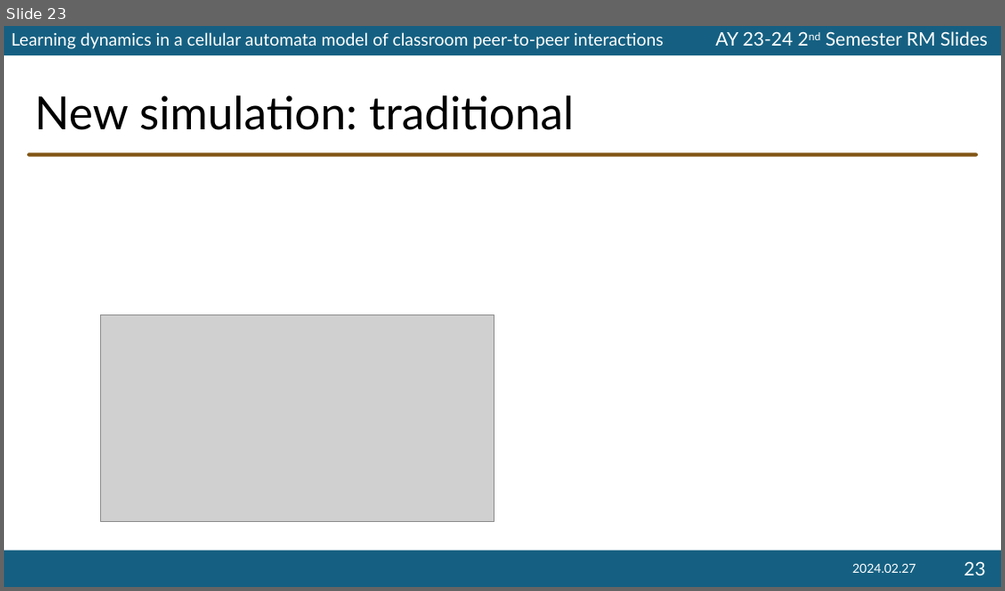
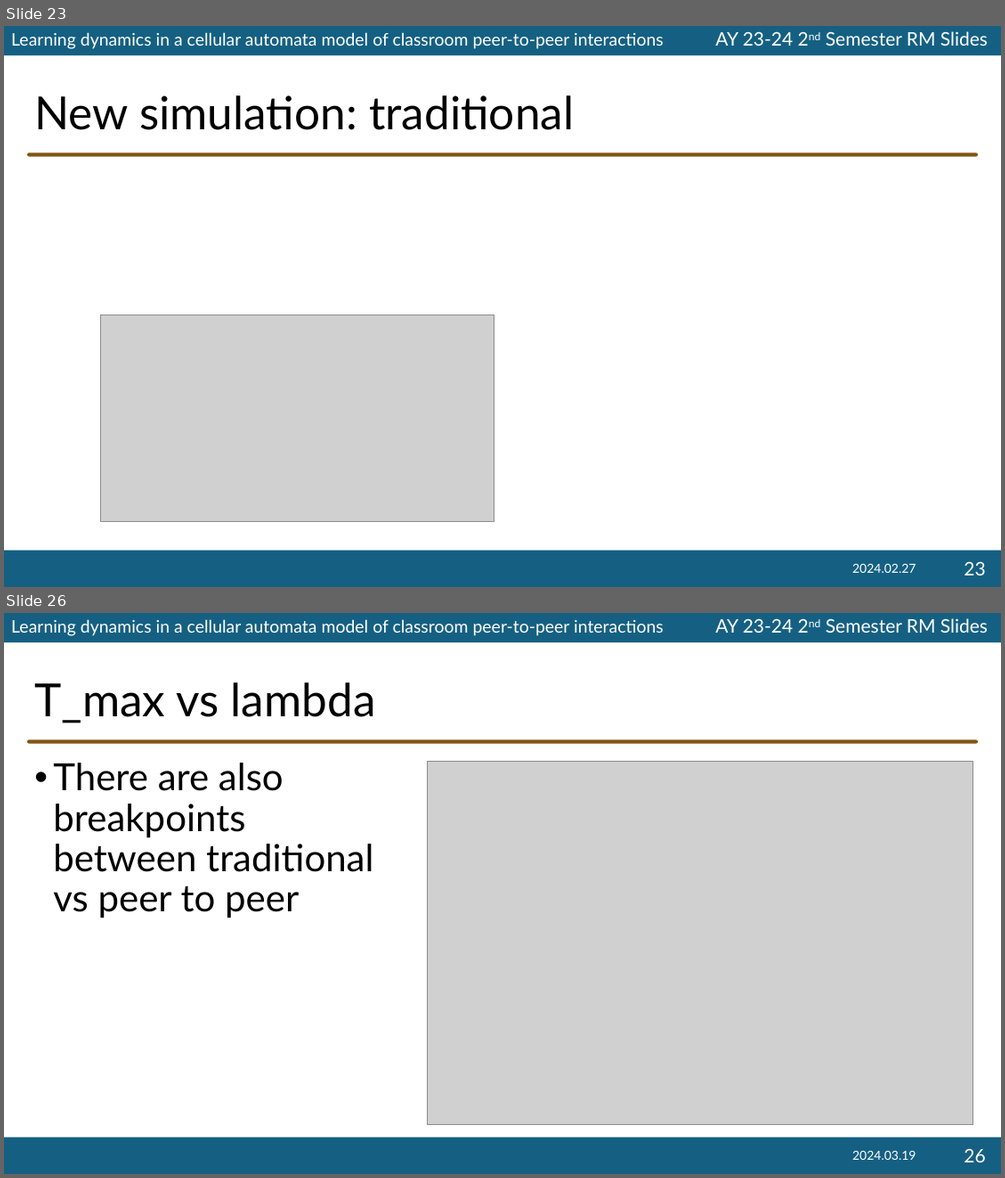
Before and after one commit to ioakimsy/BS-Thesis, a slide deck: documents/202324s2-RM-Slides-Sy.pptx. Shown one above the other, each under a label of ours: slide 23 before the commit, slides 23 and 26 after it; the slides between them are not shown. The pictures are 1005x591 and 1005x1178 pixels, drawn with LibreOffice and Linux fonts; fonts in the diff are those of the drawing; grey boxes stand for pictures; background and template pictures are left out. Boxes give left, top, right and bottom in pixels: in the first picture for what was removed or moved away, otherwise in the second. Text is boxed around its words. In the diff, an @@ line names an element or a change of style, - is before the commit and + after.

```diff
--- a/documents/202324s2-RM-Slides-Sy.pptx
+++ b/documents/202324s2-RM-Slides-Sy.pptx
@@ slide 26 added at box(4, 613, 1001, 1174), background #FFFFFF; not listed: 5 template elements that a slide beside it also shows @@
@@ title added at box(34, 682, 376, 723), 44 pt, text #000000 @@
+T_max vs lambda
@@ text added at box(53, 763, 373, 918), 36 pt, text #000000 @@
+• There are also breakpoints between traditional vs peer to peer
@@ picture added at box(428, 761, 973, 1126) @@
@@ text added at box(852, 1151, 915, 1159), 12 pt, text #FFFFFF @@
+2024.03.19
@@ page number added at box(963, 1148, 985, 1162), 18 pt, text #FFFFFF @@
+26
```
Also in this commit, not shown: 5 other slides added.
